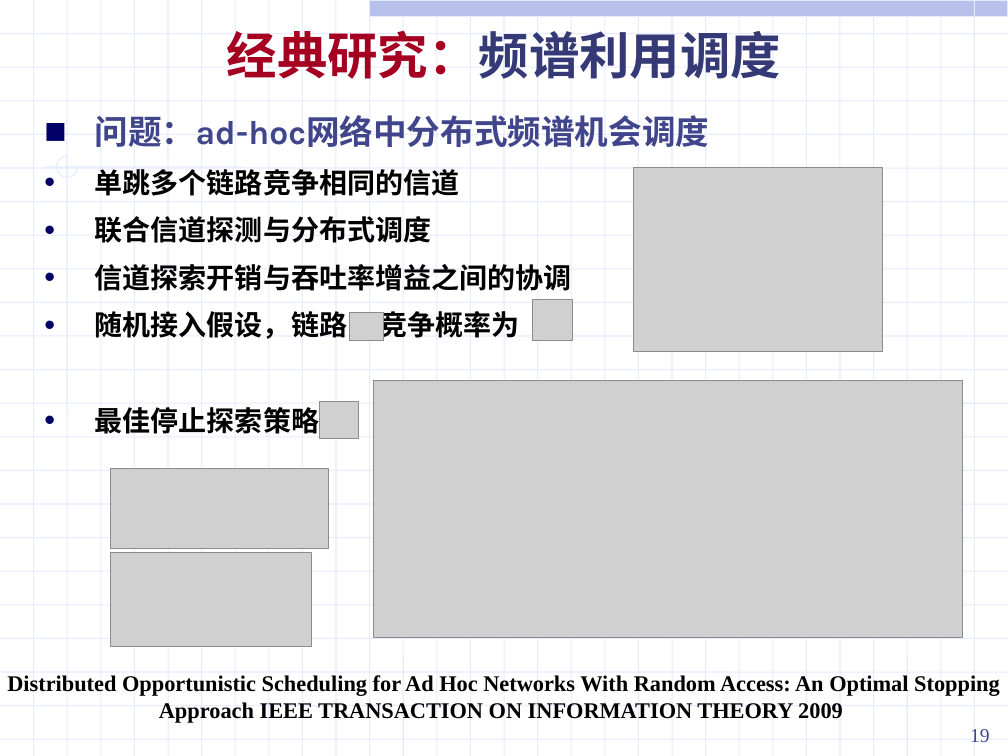
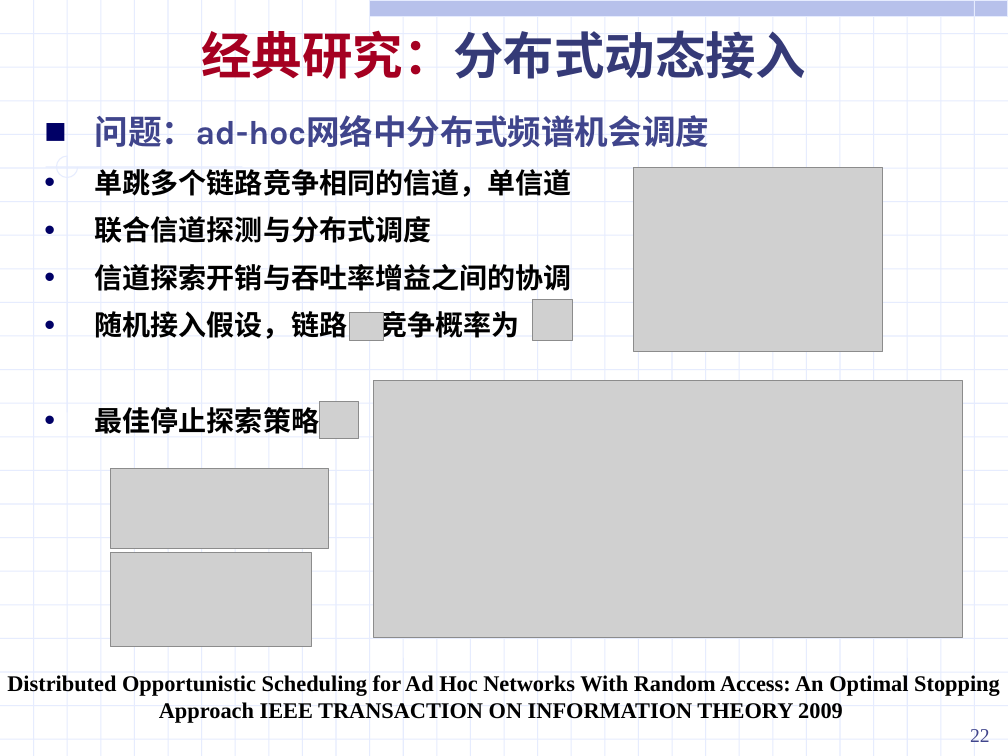
Before and after one commit to ssheroes/hello-world, a slide deck: slide 22 of 战术网频谱资源分配调研.pptx (slide 19 before the commit). Drawn at 1008x756 pixels with LibreOffice and Linux fonts; fonts in the diff are those of the drawing; grey boxes stand for pictures. Boxes give left, top, right and bottom in pixels: in the first picture for what was removed or moved away, otherwise in the second. Text is boxed around its words. In the diff, an @@ line names an element or a change of style, - is before the commit and + after.

```diff
--- a/战术网频谱资源分配调研.pptx
+++ b/战术网频谱资源分配调研.pptx
@@ text at <box>202,30,807,79</box>: text changed @@
-经典研究：频谱利用调度
+经典研究：分布式动态接入
@@ text at <box>95,169,572,197</box>: text changed @@
-• 单跳多个链路竞争相同的信道
+• 单跳多个链路竞争相同的信道，单信道
@@ page number at <box>970,729,990,742</box>: text changed @@
-19
+22
```
Also in this commit, not shown: 35 other slides changed, 4 slides added, 1 slide removed, 5 other files.
